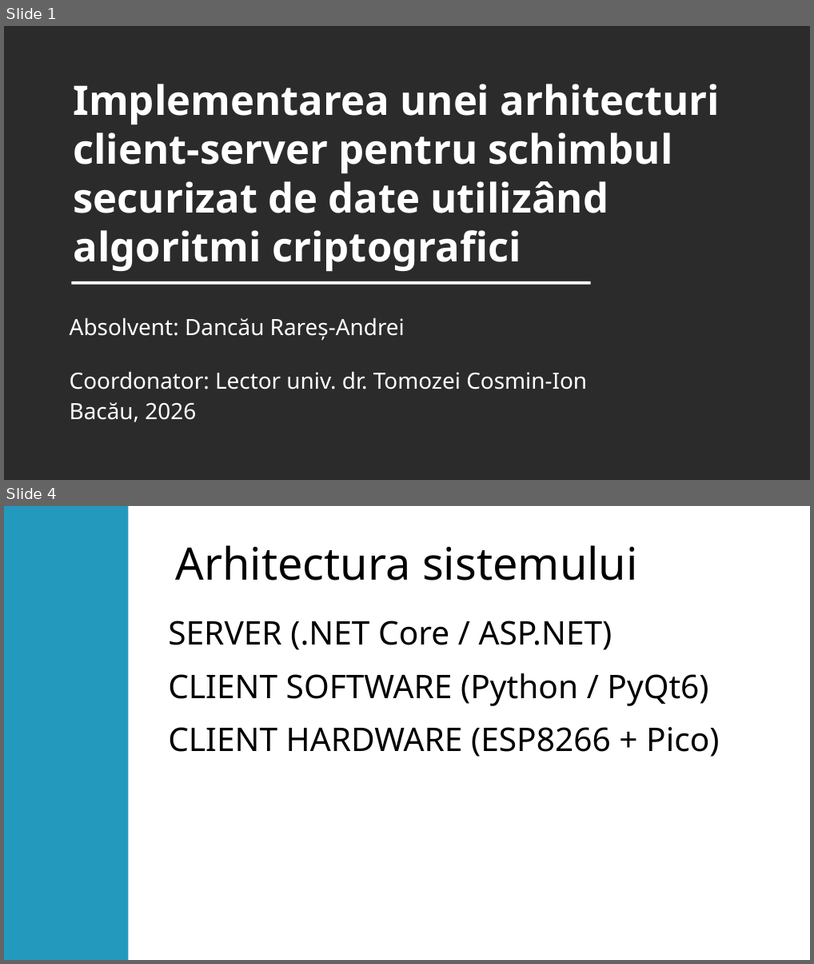
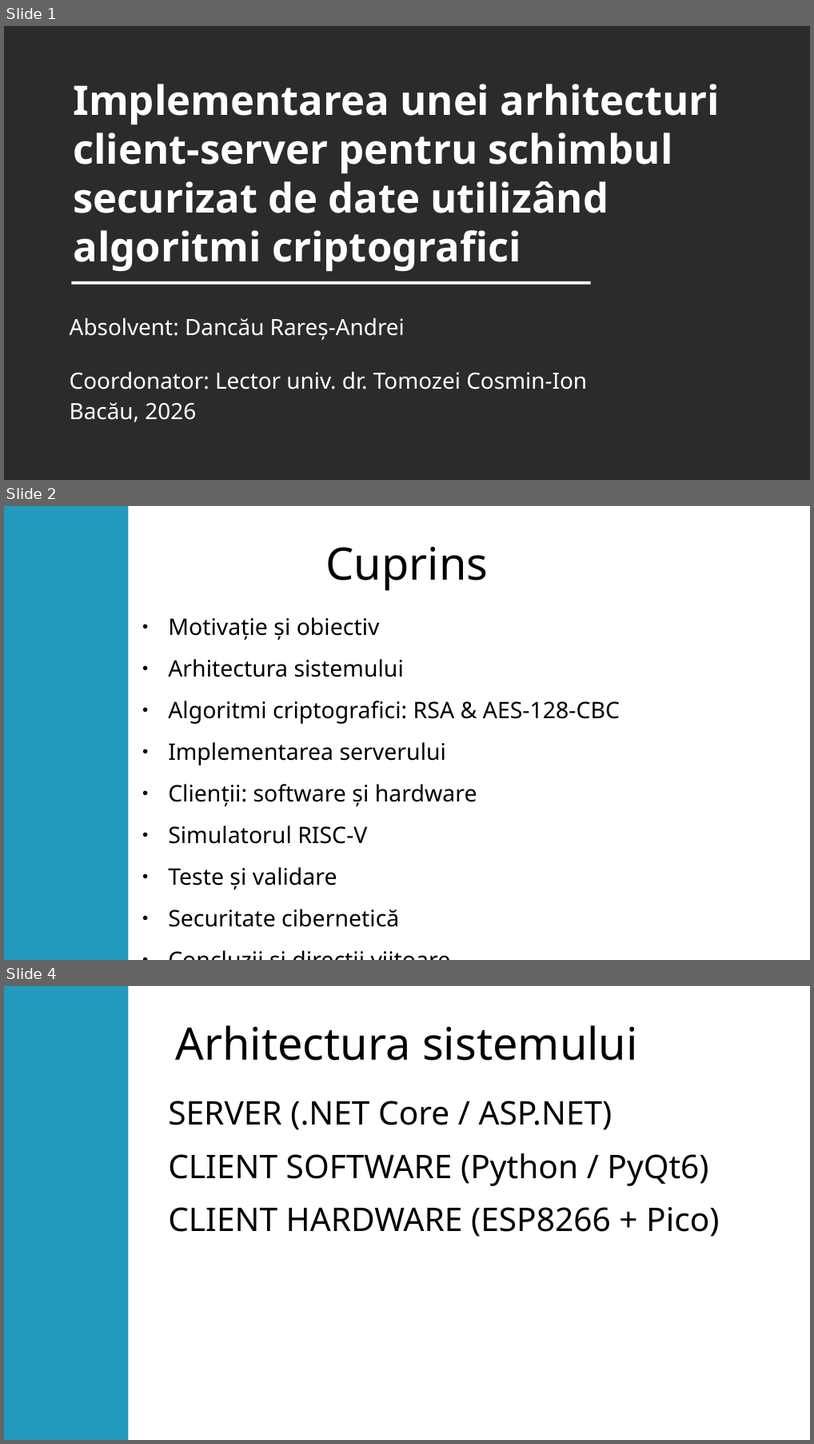
Before and after one commit to DancauRares-Andrei/proiect-Disertatie, a slide deck: Documentatie/Prezentare.odp. Shown one above the other, each under a label of ours: slides 1 and 4 before the commit, slides 1, 2 and 4 after it; the slides between them are not shown. The pictures are 814x964 and 814x1444 pixels, drawn with LibreOffice and Linux fonts; fonts in the diff are those of the drawing; background and template pictures are left out; a plain dark background stands for a picture behind light text. Boxes give left, top, right and bottom in pixels: in the first picture for what was removed or moved away, otherwise in the second. Text is boxed around its words. In the diff, an @@ line names an element or a change of style, - is before the commit and + after.

```diff
--- a/Documentatie/Prezentare.odp
+++ b/Documentatie/Prezentare.odp
@@ slide 2 added at bbox=[4, 506, 810, 960], background #FFFFFF; not listed: 1 template element that a slide beside it also shows @@
@@ title added at bbox=[326, 547, 488, 591], 44 pt, text #000000 @@
+Cuprins
@@ text added at bbox=[168, 617, 620, 927], 22.4 pt, text #000000 @@
+● Motivație și obiectiv
+● Arhitectura sistemului
+● Algoritmi criptografici: RSA & AES-128-CBC
+● Implementarea serverului
+● Clienții: software și hardware
+● Simulatorul RISC-V
+● Teste și validare
+● Securitate cibernetică
+● Concluzii și direcții viitoare
```
Also in this commit, not shown: 2 slides changed, 1 slide removed.
